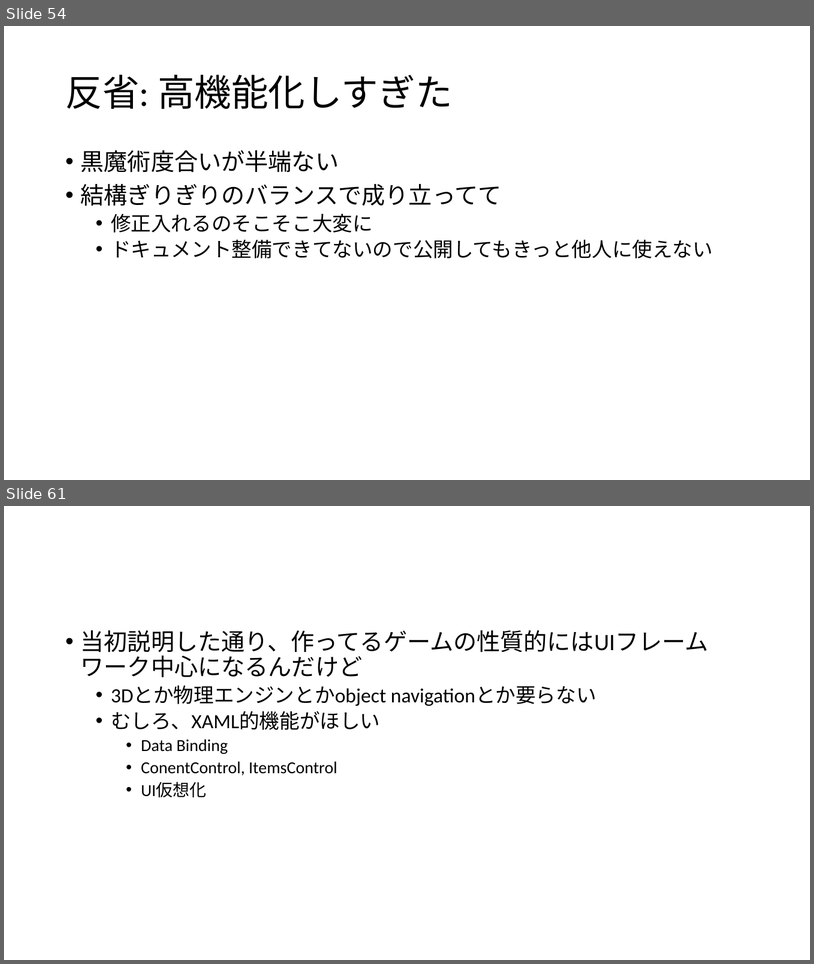
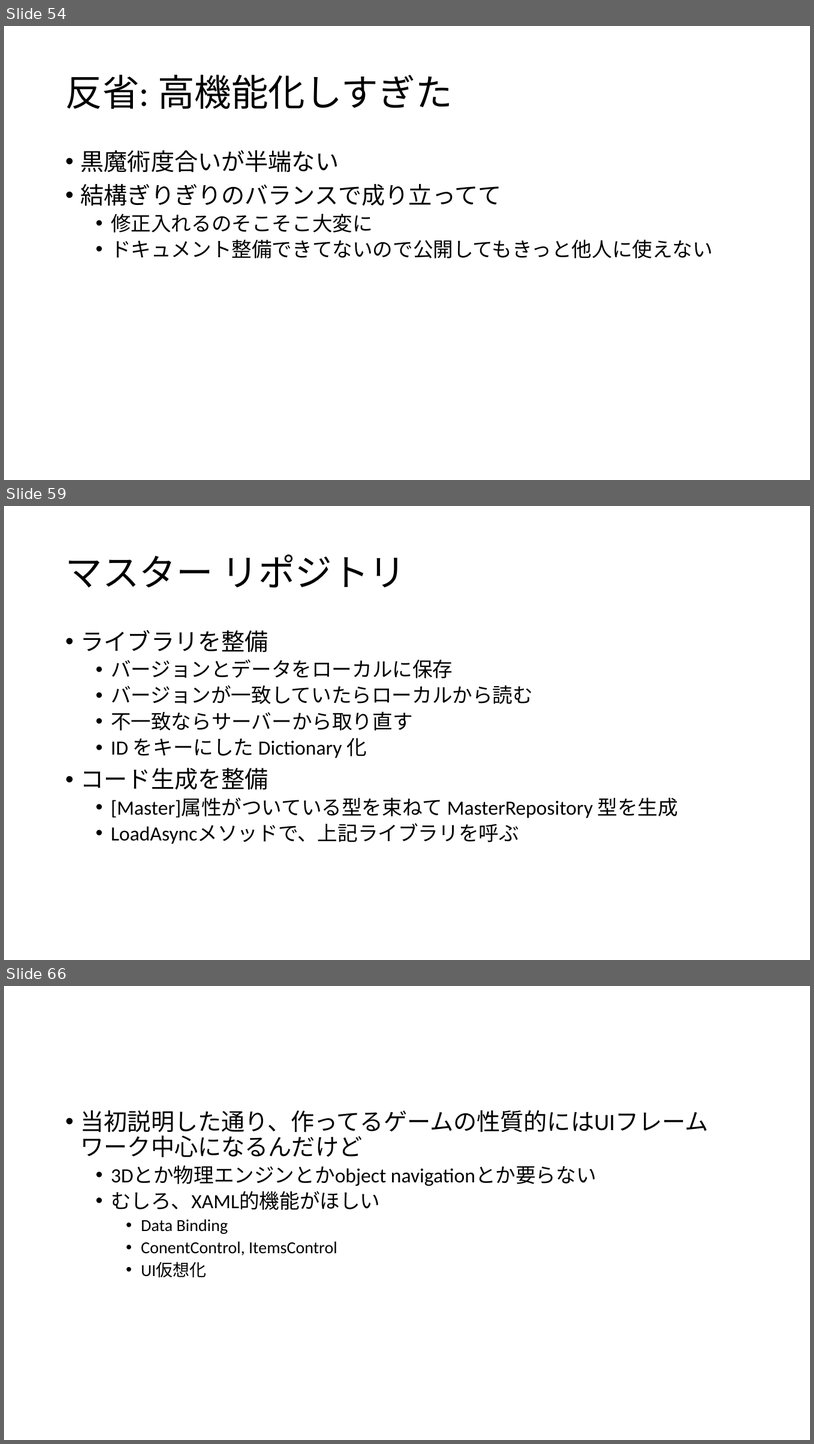
Before and after one commit to ppcuni/UnityCsharp20150321, a slide deck: doc/自社フレームワーク.pptx. Shown one above the other, each under a label of ours: slides 54 and 61 before the commit, slides 54, 59 and 66 after it; the slides between them are not shown. The pictures are 814x964 and 814x1444 pixels, drawn with LibreOffice and Linux fonts; fonts in the diff are those of the drawing. Boxes give left, top, right and bottom in pixels: in the first picture for what was removed or moved away, otherwise in the second. Text is boxed around its words. In the diff, an @@ line names an element or a change of style, - is before the commit and + after.

Commit message:
インベントリ の説明完成

```diff
--- a/doc/自社フレームワーク.pptx
+++ b/doc/自社フレームワーク.pptx
@@ slide 59 added at bbox=[4, 506, 810, 960], background #FFFFFF @@
@@ title added at bbox=[65, 554, 407, 588], 44 pt, text #000000 @@
+マスター リポジトリ
@@ text added at bbox=[81, 630, 678, 844], 24 pt, text #000000 @@
+• ライブラリを整備
+  • バージョンとデータをローカルに保存
+  • バージョンが一致していたらローカルから読む
+  • 不一致ならサーバーから取り直す
+  • ID をキーにした Dictionary 化
+• コード生成を整備
+  • [Master]属性がついている型を束ねて MasterRepository 型を生成
+  • LoadAsyncメソッドで、上記ライブラリを呼ぶ
@@ what was slide 61 is now slide 66 @@
```
Also in this commit, not shown: 2 slides changed, 9 other slides added, 5 slides removed.
